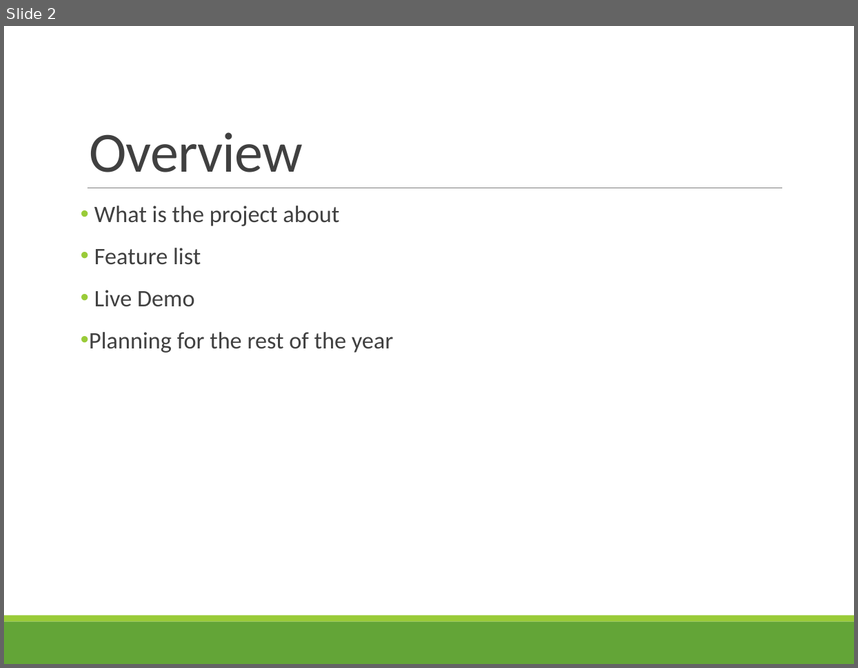
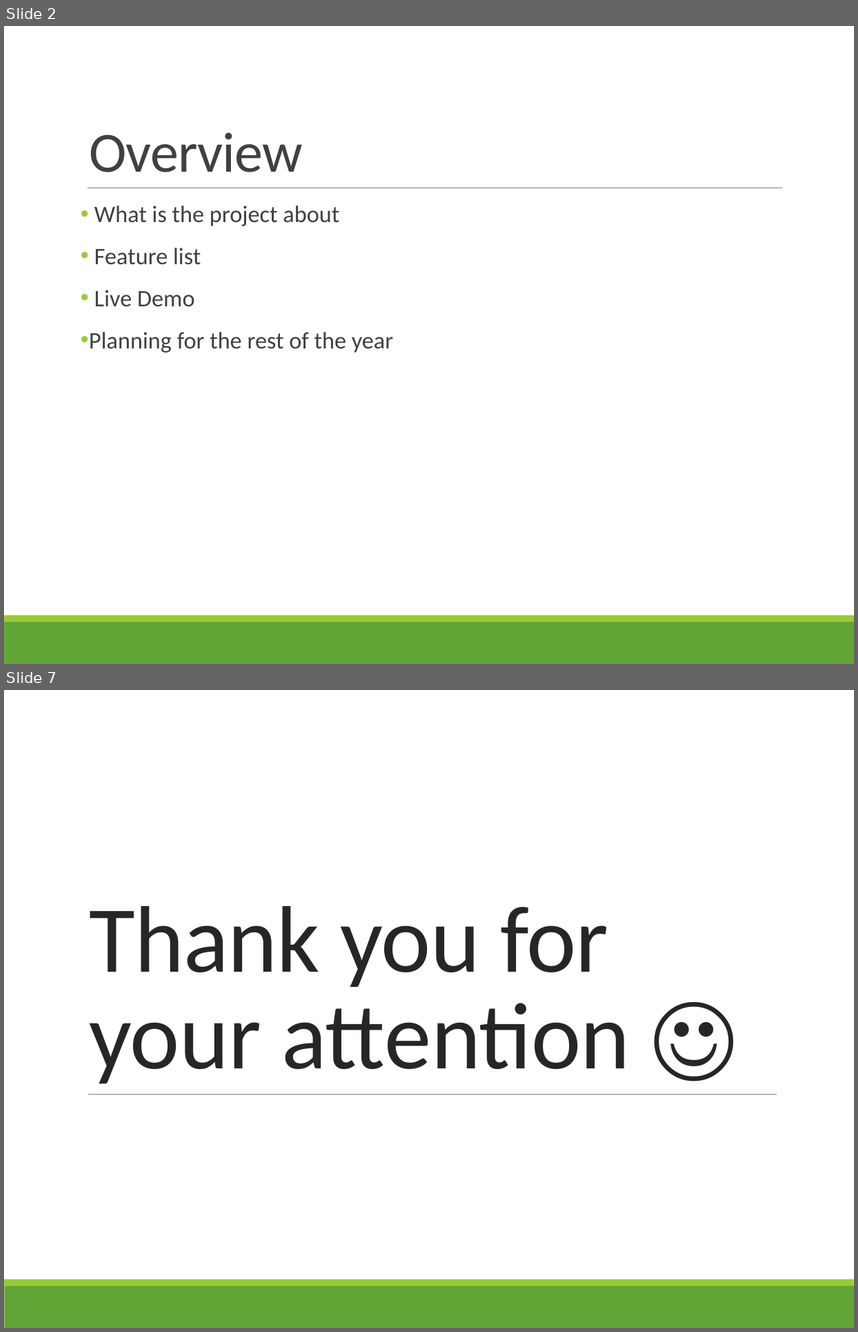
Before and after one commit to Eva0410/Nachhilfeboerse, a slide deck: 05_ReleaseDocs/Initial Release_3_10_2017/Presentation.pptx. Shown one above the other, each under a label of ours: slide 2 before the commit, slides 2 and 7 after it; the slides between them are not shown. The pictures are 858x668 and 858x1332 pixels, drawn with LibreOffice and Linux fonts; fonts in the diff are those of the drawing. Boxes give left, top, right and bottom in pixels: in the first picture for what was removed or moved away, otherwise in the second. Text is boxed around its words. In the diff, an @@ line names an element or a change of style, - is before the commit and + after.

```diff
--- a/05_ReleaseDocs/Initial Release_3_10_2017/Presentation.pptx
+++ b/05_ReleaseDocs/Initial Release_3_10_2017/Presentation.pptx
@@ slide 7 added at (4,690,854,1328), background #FFFFFF; not listed: 2 template elements that a slide beside it also shows @@
@@ title added at (89,906,631,1083), 80 pt, text #262626 @@
+Thank you for your attention ☺
@@ line added from (88, 1094) to (777, 1094), #808080 0.5 pt @@
```
Also in this commit, not shown: 1 slide changed, 3 other slides added, 3 other files.
